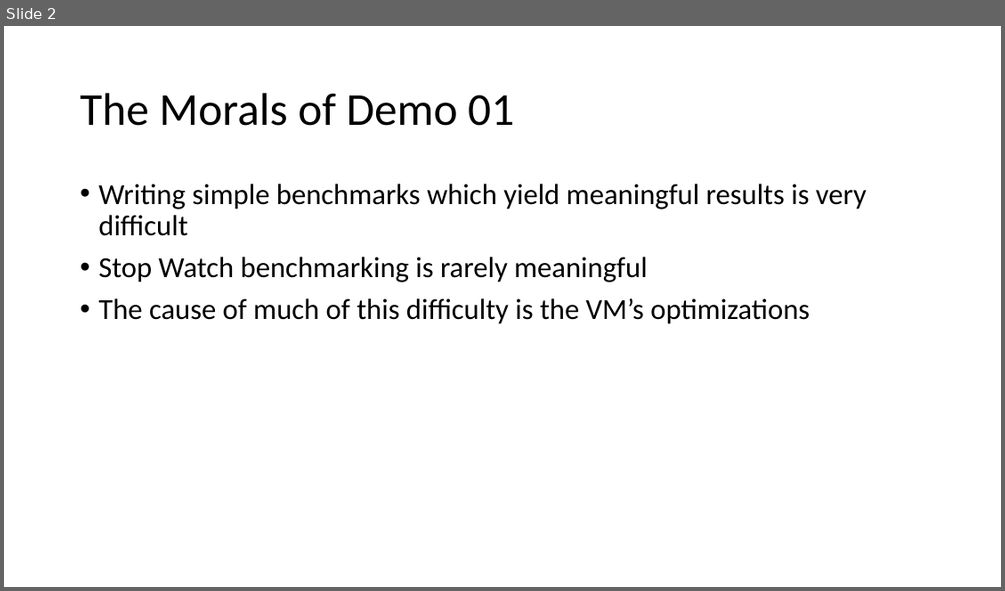
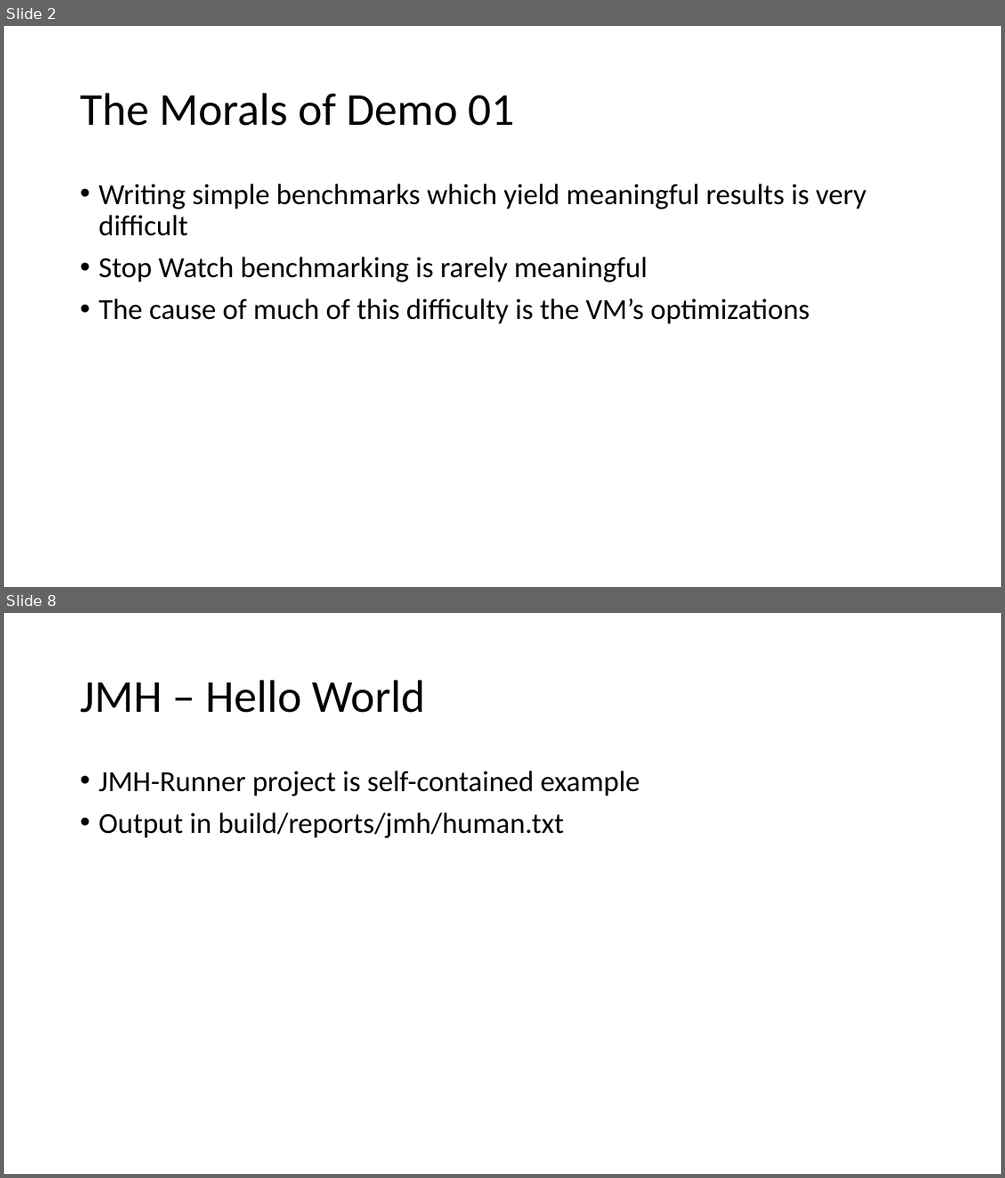
Before and after one commit to tresat/JMH-Presentation, a slide deck: doc/slides.pptx. Shown one above the other, each under a label of ours: slide 2 before the commit, slides 2 and 8 after it; the slides between them are not shown. The pictures are 1005x591 and 1005x1178 pixels, drawn with LibreOffice and Linux fonts; fonts in the diff are those of the drawing. Boxes give left, top, right and bottom in pixels: in the first picture for what was removed or moved away, otherwise in the second. Text is boxed around its words. In the diff, an @@ line names an element or a change of style, - is before the commit and + after.

Commit message:
Work on slides, making the JMH-Runner independent of the main presentation project.

```diff
--- a/doc/slides.pptx
+++ b/doc/slides.pptx
@@ slide 8 added at bbox=[4, 613, 1001, 1174], background #FFFFFF @@
@@ title added at bbox=[80, 680, 425, 713], 44 pt, text #000000 @@
+JMH – Hello World
@@ text added at bbox=[98, 771, 640, 838], 28 pt, text #000000 @@
+• JMH-Runner project is self-contained example
+• Output in build/reports/jmh/human.txt
```
Also in this commit, not shown: 4 slides changed, 4 other slides added, 9 other files.
